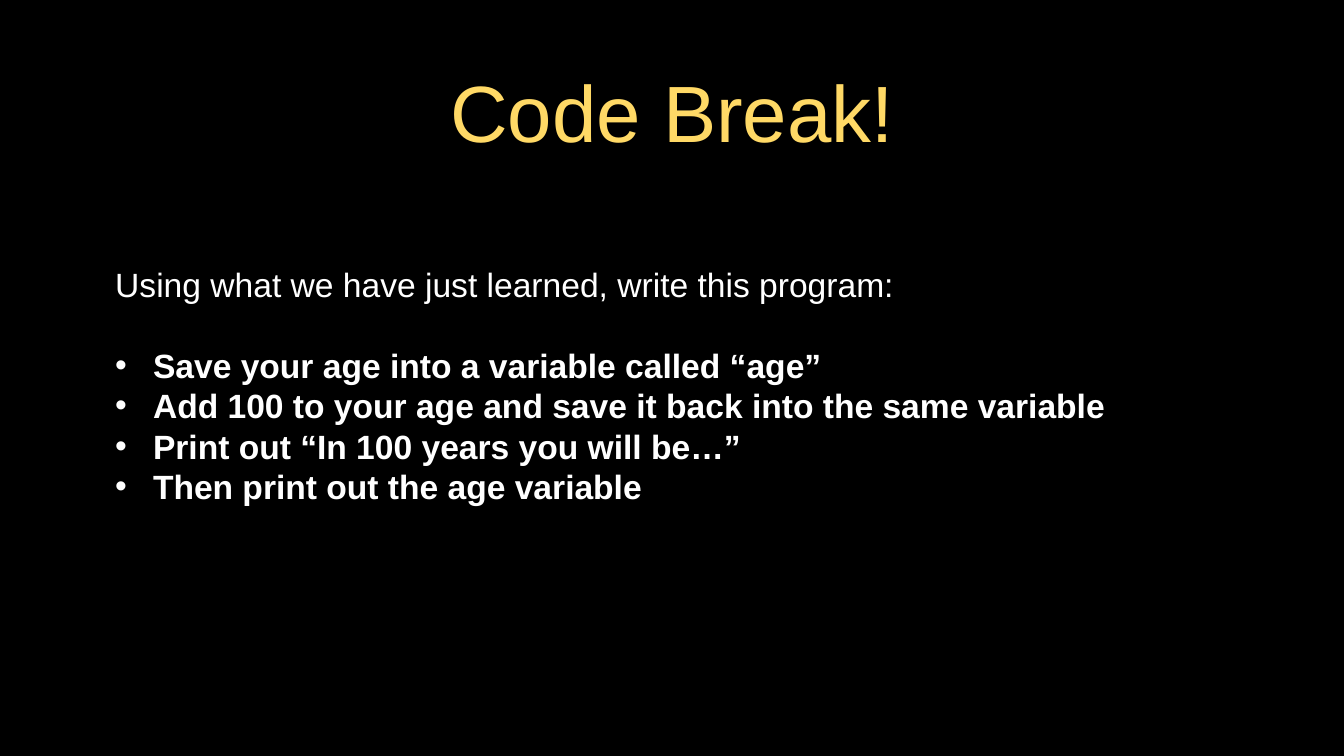
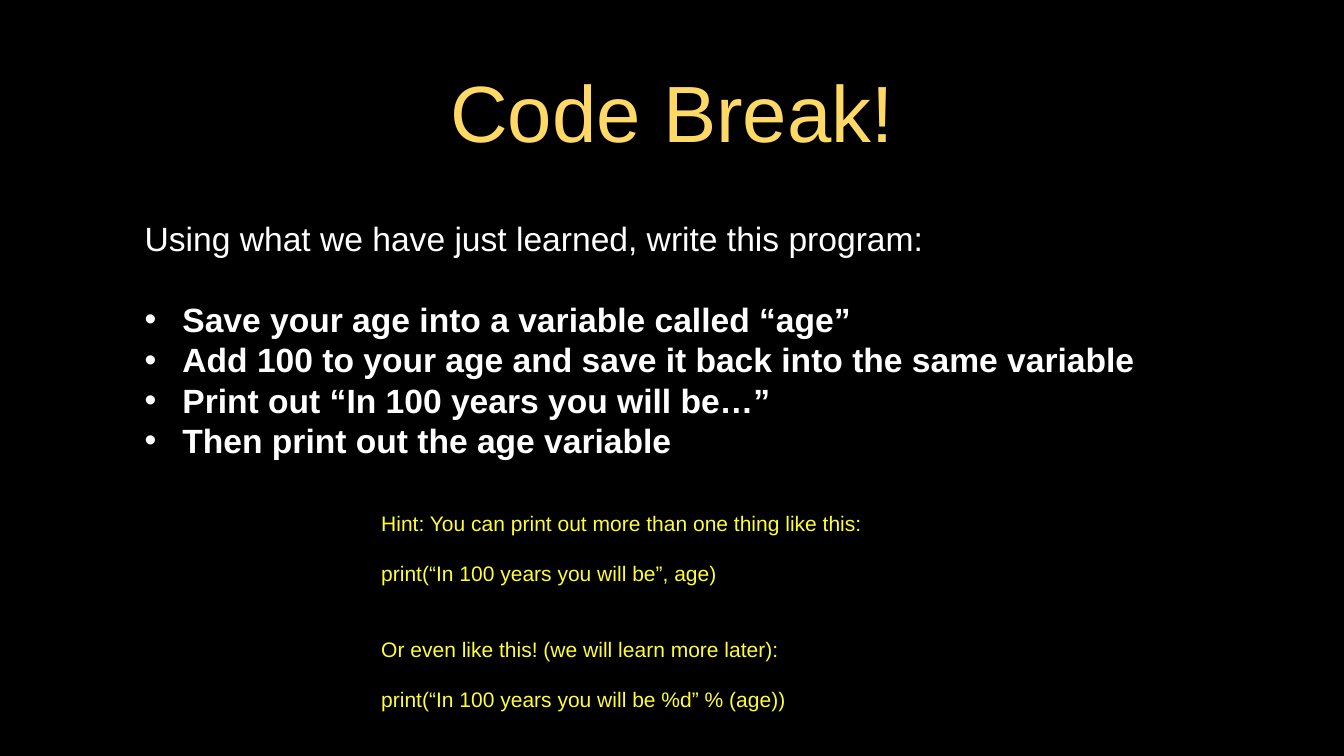
Before and after one commit to jeremypedersen/pythonlearn, a slide deck: slide 19 of slides/Pythonlearn-02-ExpressionsAndConditionals.pptx. Drawn at 1344x756 pixels with LibreOffice and Linux fonts; fonts in the diff are those of the drawing. Boxes give left, top, right and bottom in pixels: in the first picture for what was removed or moved away, otherwise in the second. Text is boxed around its words. In the diff, an @@ line names an element or a change of style, - is before the commit and + after.

```diff
--- a/slides/Pythonlearn-02-ExpressionsAndConditionals.pptx
+++ b/slides/Pythonlearn-02-ExpressionsAndConditionals.pptx
@@ text "Using what we have just ...": place and size @@
-text "Using what we have just ..." at [115,272,1105,506]
+text "Using what we have just ..." at [145,226,1134,460]
@@ text added at [381,515,862,712], 20 pt, text #FFFD38 @@
+Hint: You can print out more than one thing like this:
+print(“In 100 years you will be”, age)
+Or even like this! (we will learn more later):
+print(“In 100 years you will be %d” % (age))
```
Also in this commit, not shown: 6 other slides changed, 5 slides added, 12 slides removed, 2 other files.
